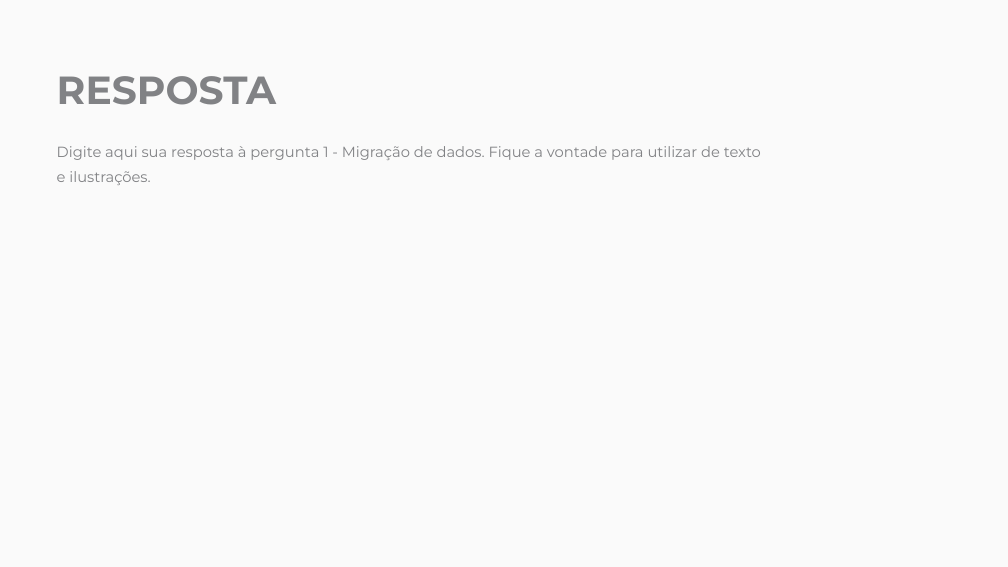
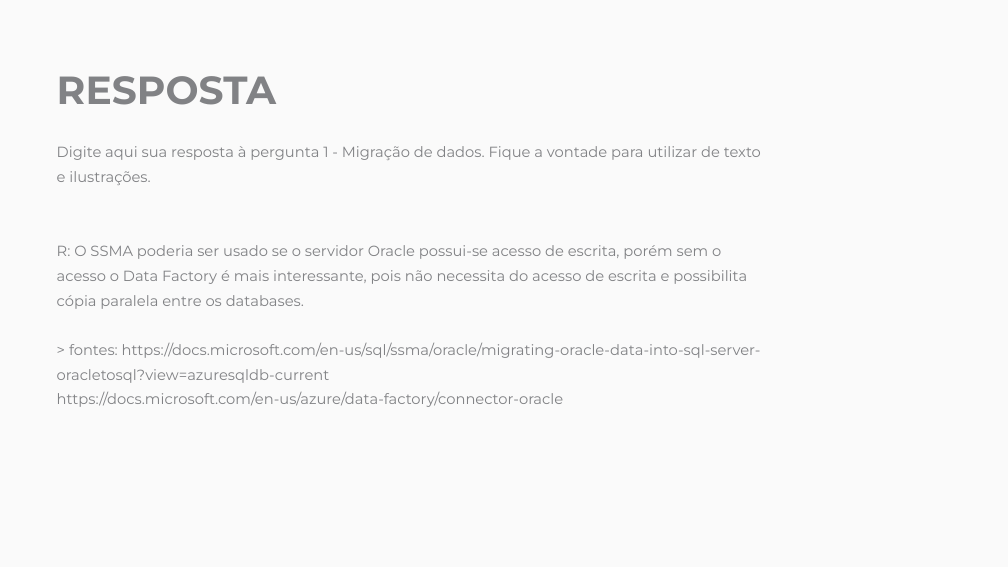
Before and after one commit to RCristiano/eleflow, a slide deck: slide 5 of raw/Processo Seletivo - Engenheiro de Dados - Eleflow.pptx. Drawn at 1008x567 pixels with LibreOffice and Linux fonts; fonts in the diff are those of the drawing; background and template pictures are left out. Boxes give left, top, right and bottom in pixels: in the first picture for what was removed or moved away, otherwise in the second. Text is boxed around its words. In the diff, an @@ line names an element or a change of style, - is before the commit and + after.

```diff
--- a/raw/Processo Seletivo - Engenheiro de Dados - Eleflow.pptx
+++ b/raw/Processo Seletivo - Engenheiro de Dados - Eleflow.pptx
@@ text at [57, 245, 761, 407]: paragraphs added @@
+R: O SSMA poderia ser usado se o servidor Oracle possui-se acesso de escrita, porém sem o acesso o Data Factory é mais interessante, pois não necessita do acesso de escrita e possibilita cópia paralela entre os databases.
+> fontes: https://docs.microsoft.com/en-us/sql/ssma/oracle/migrating-oracle-data-into-sql-server-oracletosql?view=azuresqldb-current
+https://docs.microsoft.com/en-us/azure/data-factory/connector-oracle
```
Also in this commit, not shown: 9 other slides changed, 1 other file.
